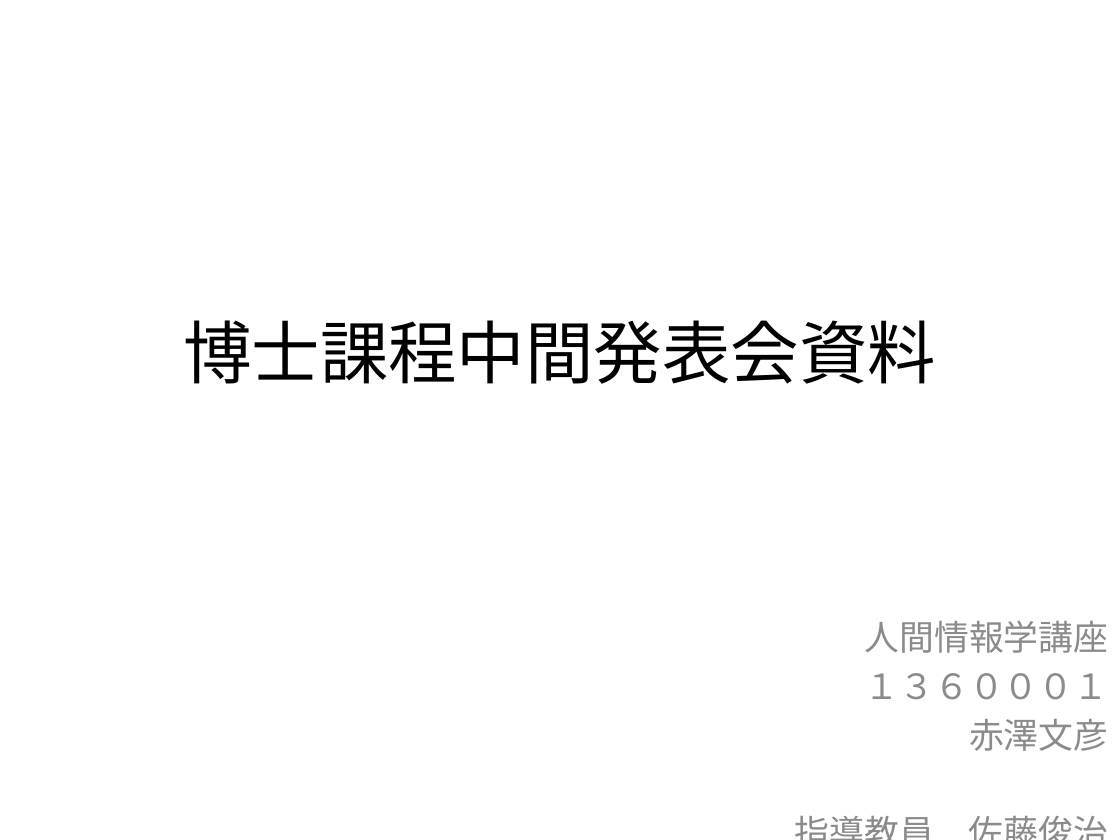
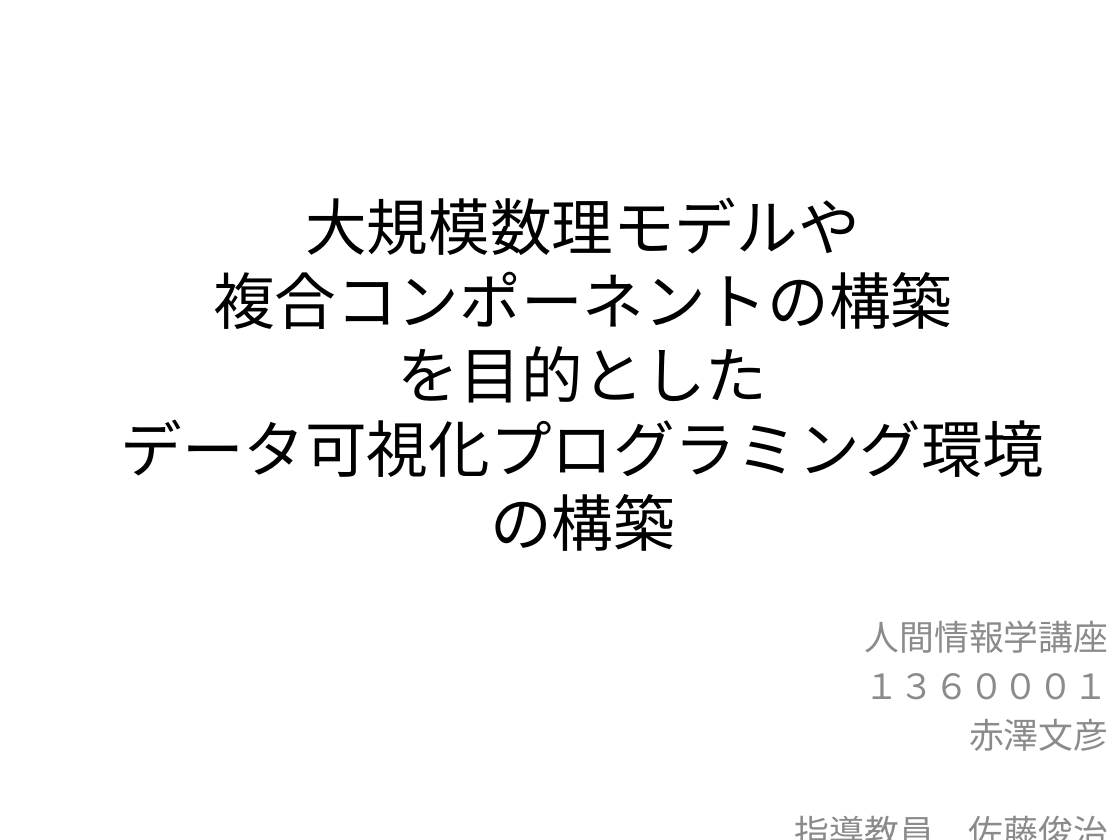
Before and after one commit to f-akazawa/akaz_uecdevelop, a slide deck: slide 1 of doc/中間発表資料.pptx. Drawn at 1120x840 pixels with LibreOffice and Linux fonts; fonts in the diff are those of the drawing. Boxes give left, top, right and bottom in pixels: in the first picture for what was removed or moved away, otherwise in the second. Text is boxed around its words. In the diff, an @@ line names an element or a change of style, - is before the commit and + after.

Commit message:
先生との打ち合わせを反映、目的を厚めにする
まだ書きかけ

```diff
--- a/doc/中間発表資料.pptx
+++ b/doc/中間発表資料.pptx
@@ title at <box>121,197,1045,551</box>: text changed; size 44 to 39.6 pt @@
-博士課程中間発表会資料
+大規模数理モデルや
+複合コンポーネントの構築
+を目的とした
+データ可視化プログラミング環境
+の構築
```
Also in this commit, not shown: 3 other slides changed, 5 slides added.
